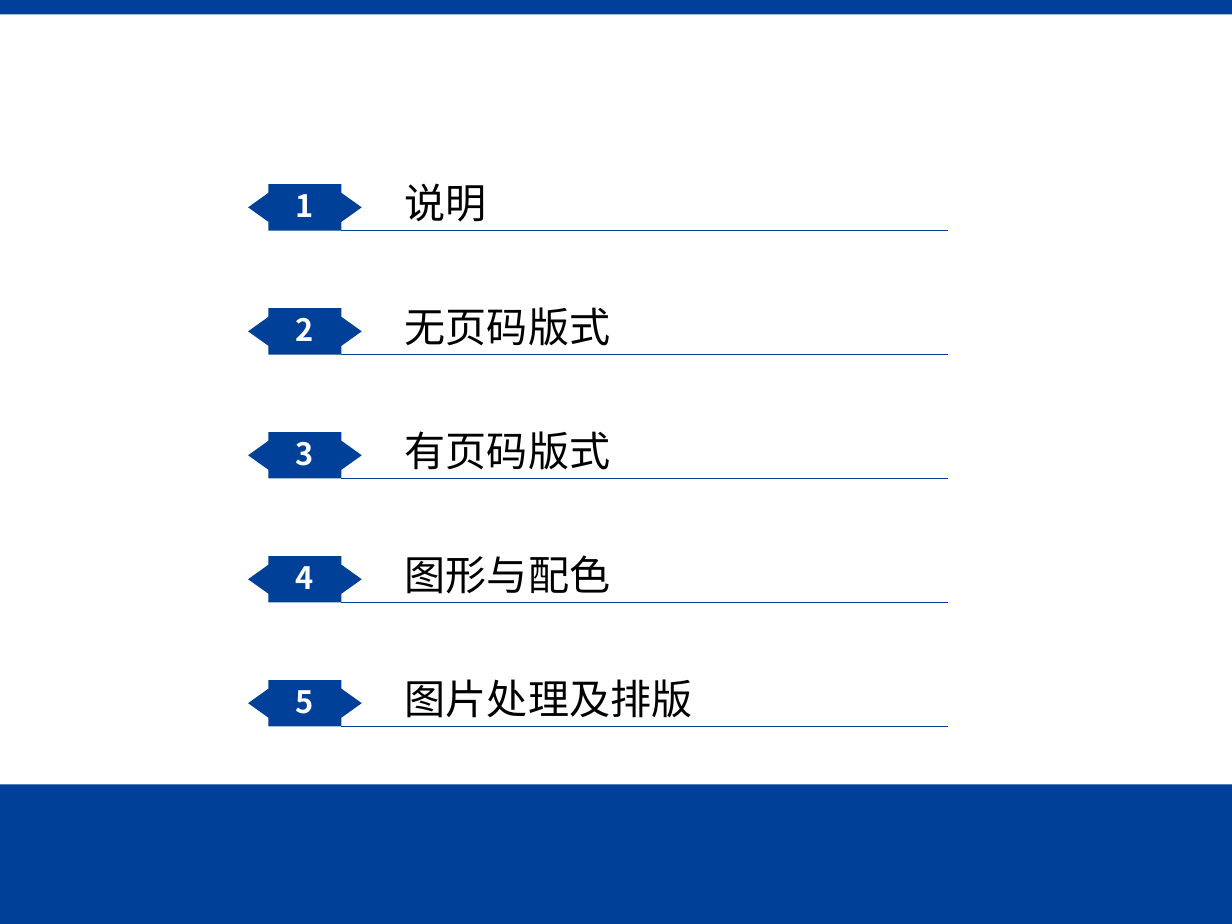
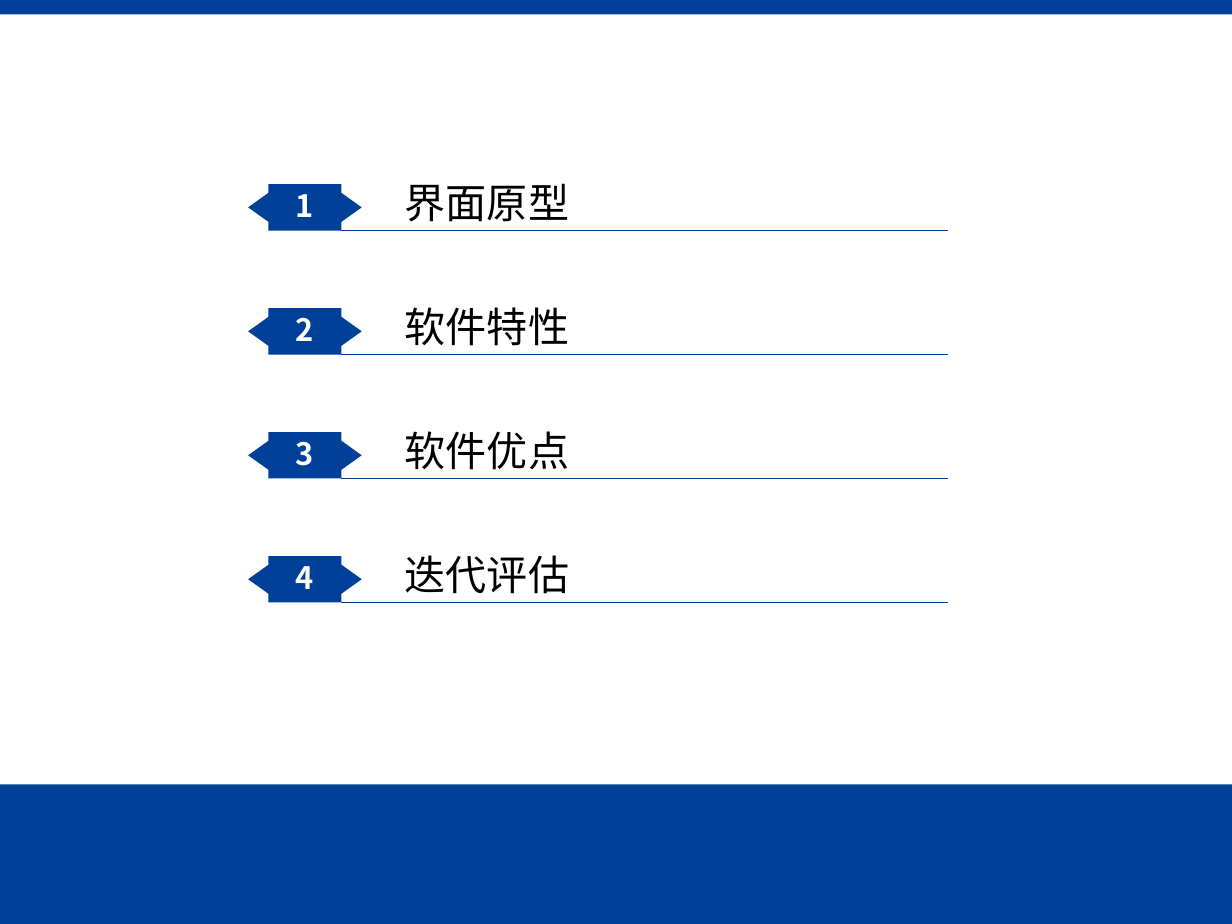
Before and after one commit to SJTU-SEP-21/SEP-21, a slide deck: slide 3 of UIPrototype/答辩ppt究极基础版本.pptx. Drawn at 1232x924 pixels with LibreOffice and Linux fonts; fonts in the diff are those of the drawing; background and template pictures are left out. Boxes give left, top, right and bottom in pixels: in the first picture for what was removed or moved away, otherwise in the second. Text is boxed around its words. In the diff, an @@ line names an element or a change of style, - is before the commit and + after.

```diff
--- a/UIPrototype/答辩ppt究极基础版本.pptx
+++ b/UIPrototype/答辩ppt究极基础版本.pptx
@@ text at box(405, 183, 569, 222): text changed @@
-说明
+界面原型
@@ text at box(405, 307, 569, 346): text changed @@
-无页码版式
+软件特性
@@ text at box(405, 431, 569, 470): text changed @@
-有页码版式
+软件优点
@@ text at box(405, 555, 569, 594): text changed @@
-图形与配色
+迭代评估
@@ freeform shape removed at box(248, 680, 361, 727) @@
@@ text removed at box(405, 679, 692, 718) @@
-图片处理及排版
@@ text removed at box(296, 690, 314, 714) @@
-5
@@ line removed from (341, 727) to (947, 727) @@
```
Also in this commit, not shown: 6 other slides changed, 4 slides added, 5 slides removed.
